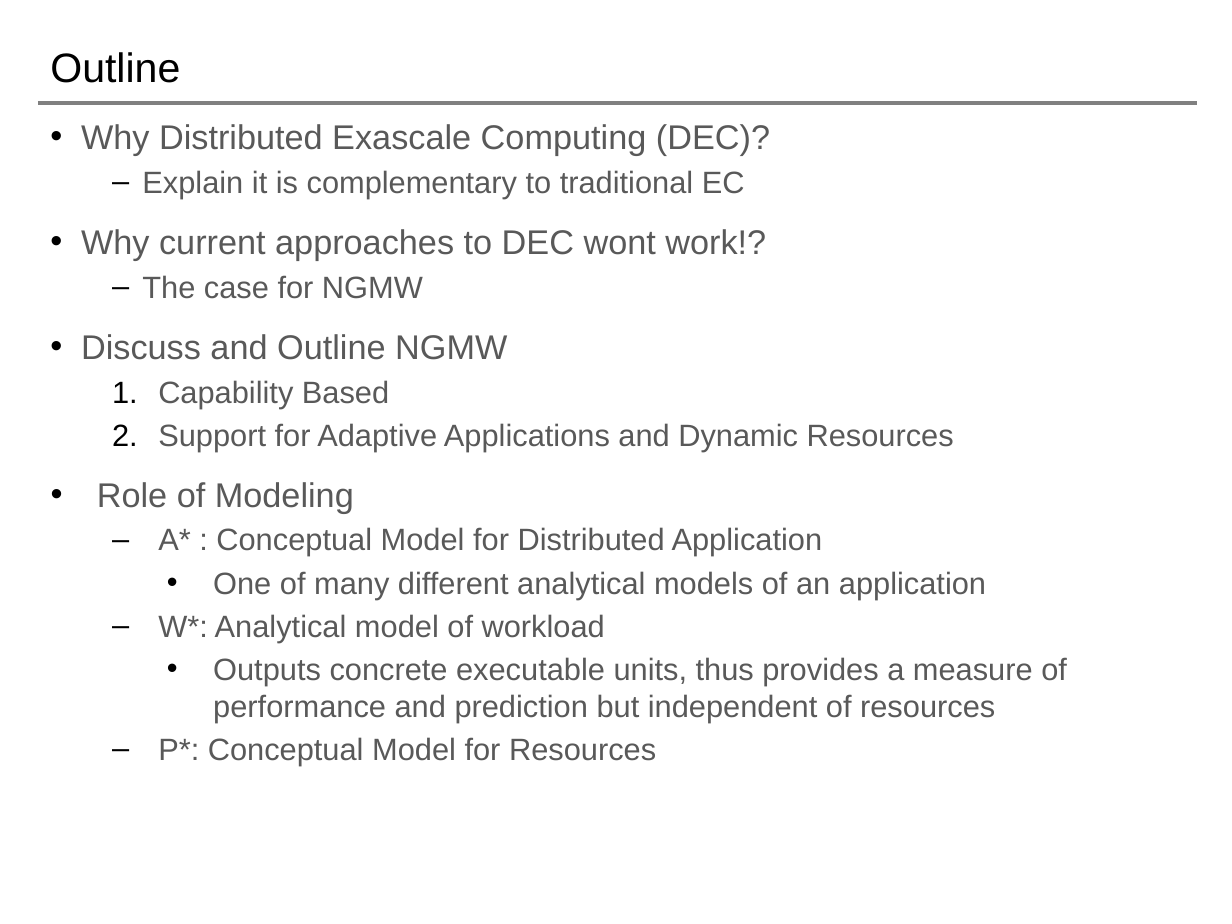
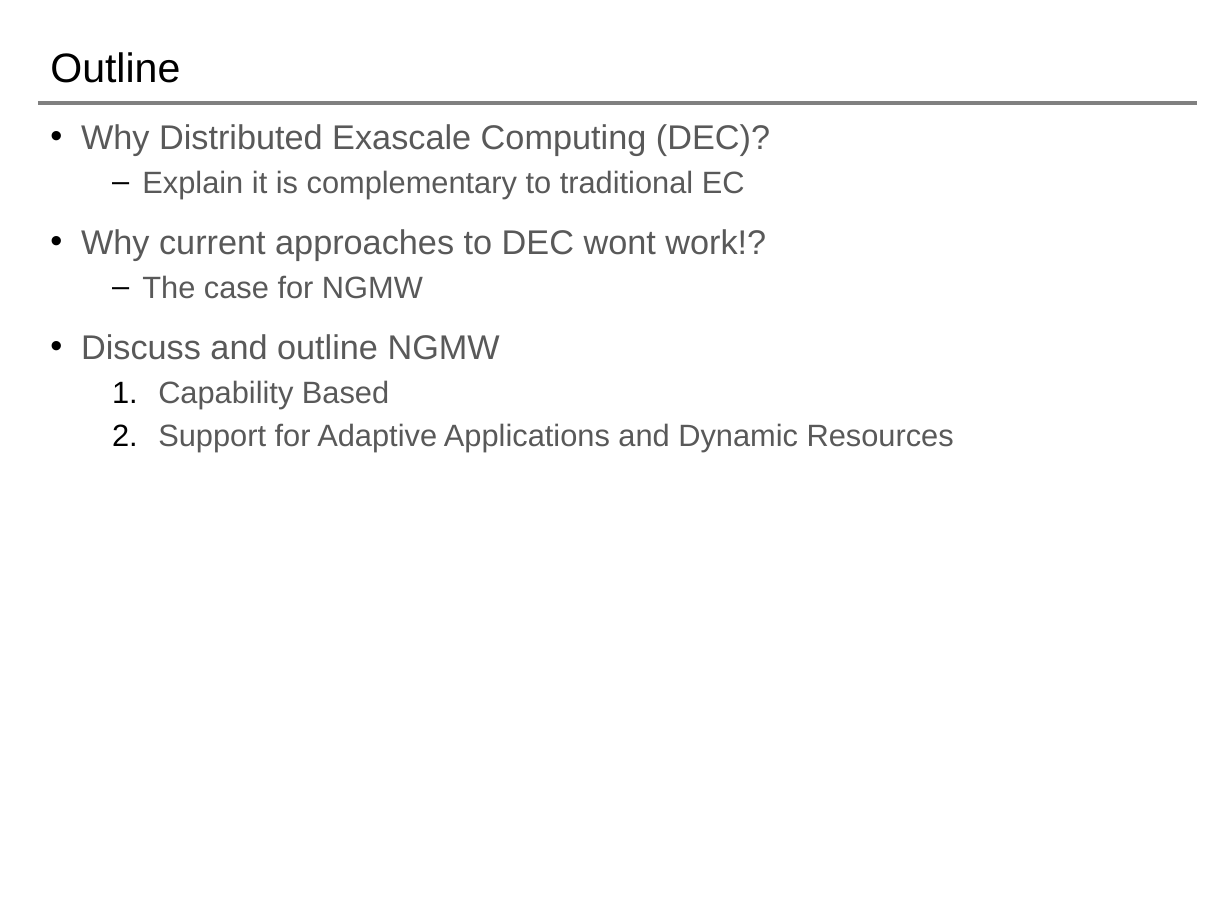
Before and after one commit to saga-project/NGMW, a slide deck: slide 2 of presentations/radical-modsim.pptx. Drawn at 1232x924 pixels with LibreOffice and Linux fonts; fonts in the diff are those of the drawing; background and template pictures are left out. Boxes give left, top, right and bottom in pixels: in the first picture for what was removed or moved away, otherwise in the second. Text is boxed around its words. In the diff, an @@ line names an element or a change of style, - is before the commit and + after.

```diff
--- a/presentations/radical-modsim.pptx
+++ b/presentations/radical-modsim.pptx
@@ text at (81, 334, 500, 360): text changed @@
-• Discuss and Outline NGMW
+• Discuss and outline NGMW
@@ text at (97, 482, 1067, 765): paragraphs removed @@
-• Role of Modeling
-  – A* : Conceptual Model for Distributed Application
-    • One of many different analytical models of an application
-  – W*: Analytical model of workload
-    • Outputs concrete executable units, thus provides a measure of performance and prediction but independent of resources
-  – P*: Conceptual Model for Resources
```
Also in this commit, not shown: 1 other slide changed, 10 slides added.
